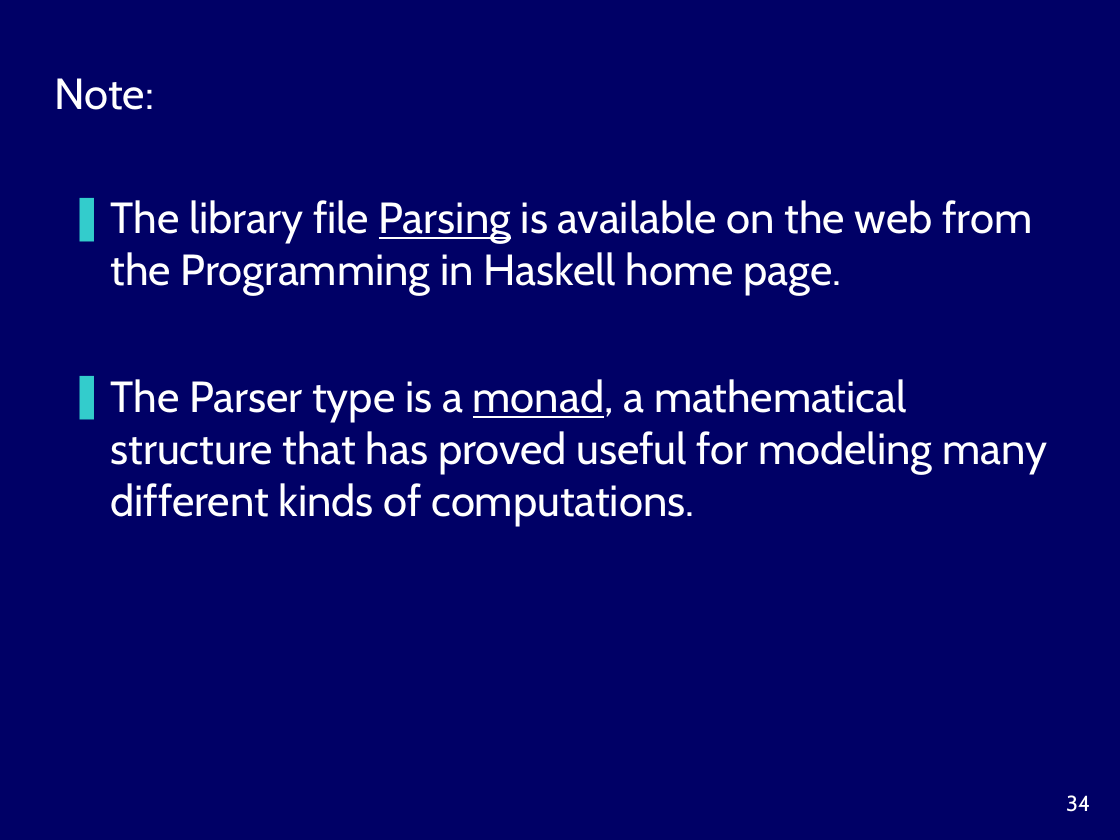
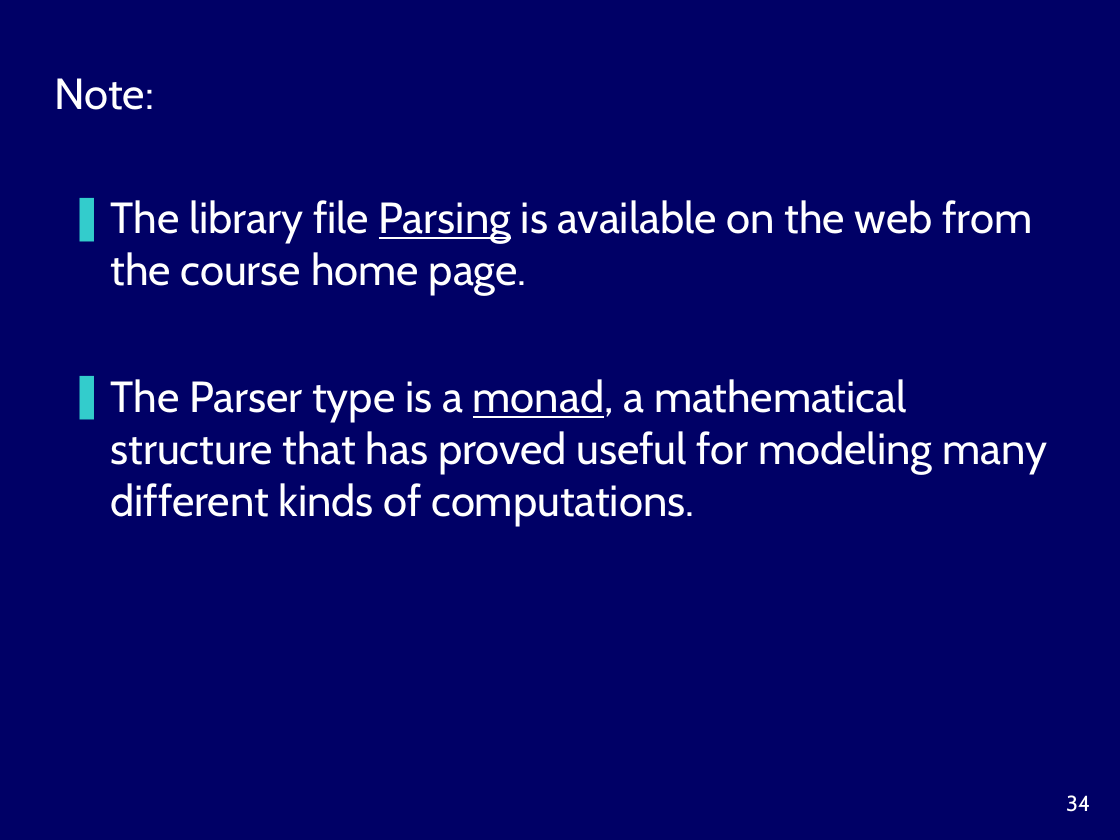
Before and after one commit to harrisonwl/harrisonwl.github.io, a slide deck: slide 34 of assets/courses/popl/fall2016/slides/Parsing.ppt. Drawn at 1120x840 pixels with LibreOffice and Linux fonts; fonts in the diff are those of the drawing. Boxes give left, top, right and bottom in pixels: in the first picture for what was removed or moved away, otherwise in the second. Text is boxed around its words. In the diff, an @@ line names an element or a change of style, - is before the commit and + after.

```diff
--- a/assets/courses/popl/fall2016/slides/Parsing.ppt
+++ b/assets/courses/popl/fall2016/slides/Parsing.ppt
@@ text at bbox=[111, 200, 1033, 296]: text changed @@
-❚ The library file Parsing is available on the web from the Programming in Haskell home page.
+❚ The library file Parsing is available on the web from the course home page.
```
Also in this commit, not shown: 6 other slides changed, 4 other files.
